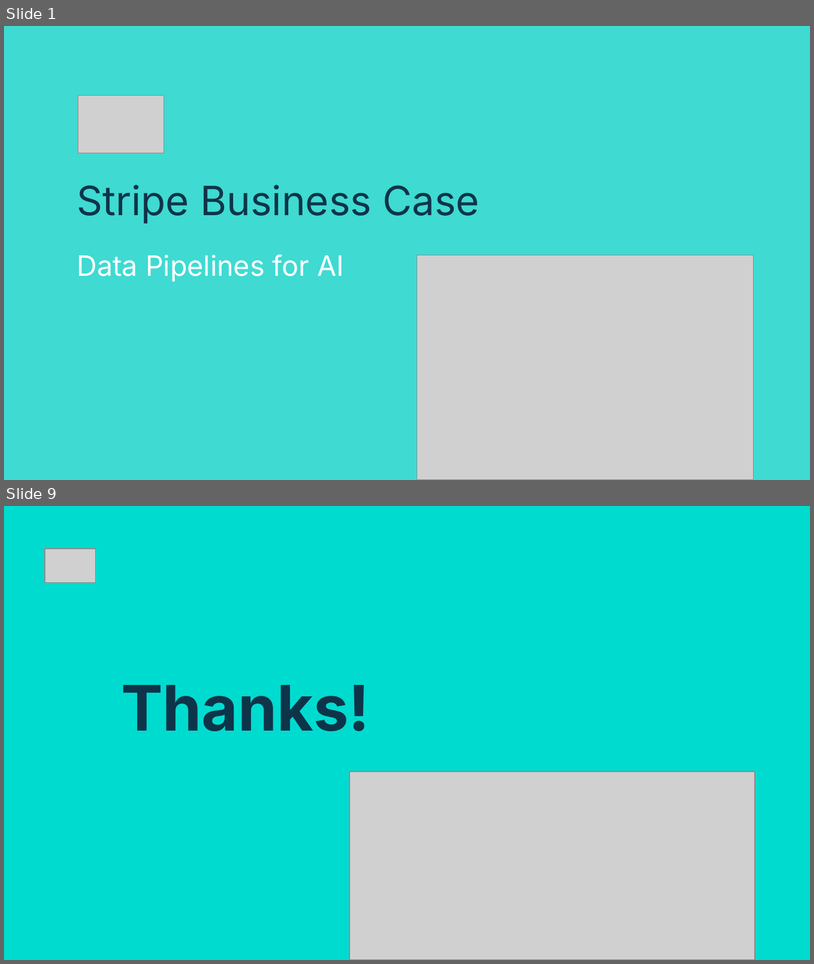
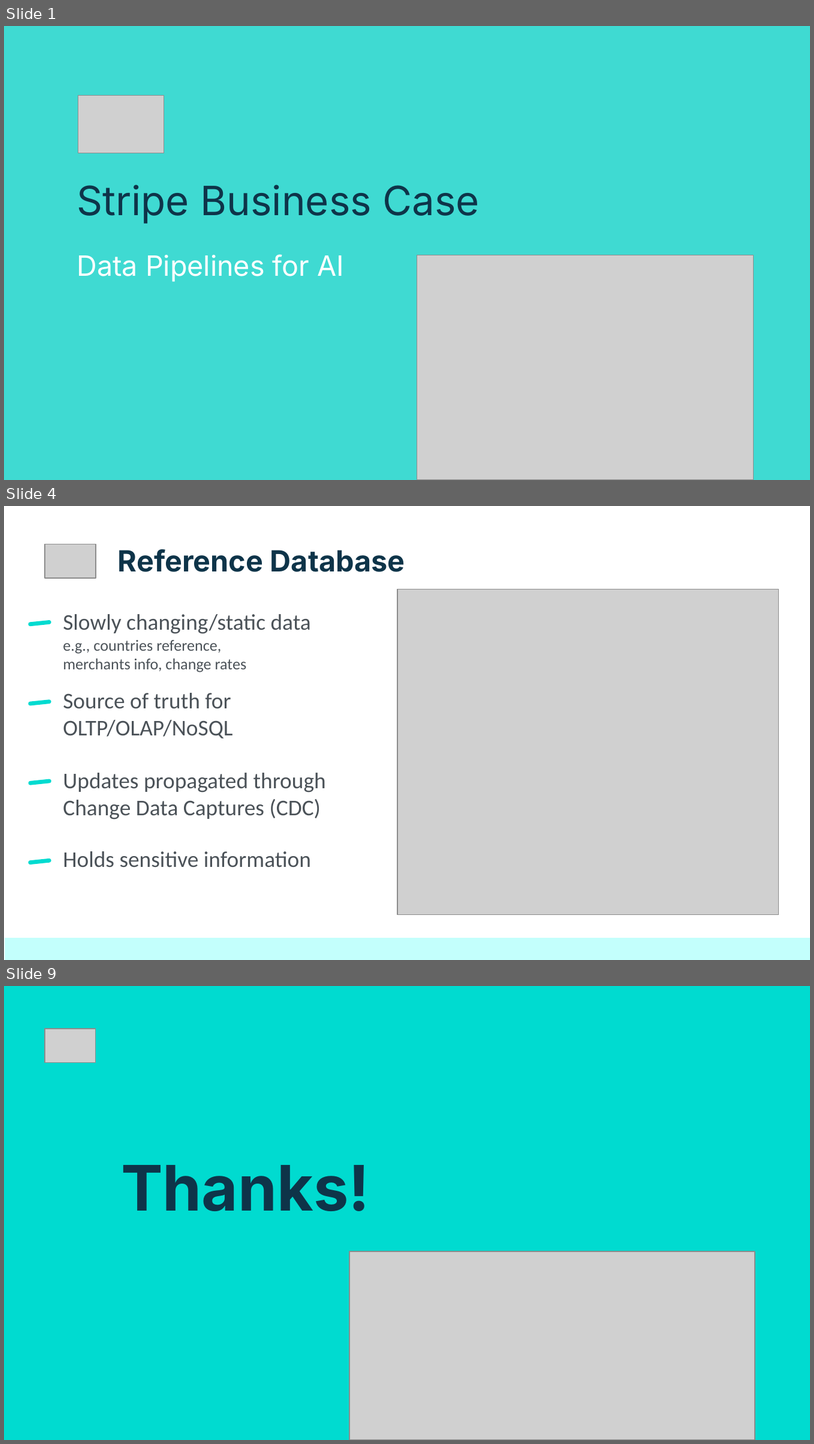
Before and after one commit to netesf13d/jedha-projects, a slide deck: 2-03-Stripe_Business_Case/presentation/Presentation - 2-03 - Stripe Business Case.odp. Shown one above the other, each under a label of ours: slides 1 and 9 before the commit, slides 1, 4 and 9 after it; the slides between them are not shown. The pictures are 814x964 and 814x1444 pixels, drawn with LibreOffice and Linux fonts; fonts in the diff are those of the drawing; grey boxes stand for pictures. Boxes give left, top, right and bottom in pixels: in the first picture for what was removed or moved away, otherwise in the second. Text is boxed around its words. In the diff, an @@ line names an element or a change of style, - is before the commit and + after.

```diff
--- a/2-03-Stripe_Business_Case/presentation/Presentation - 2-03 - Stripe Business Case.odp
+++ b/2-03-Stripe_Business_Case/presentation/Presentation - 2-03 - Stripe Business Case.odp
@@ slide 4 added at (x1=4, y1=506, x2=810, y2=960), background #FFFFFF @@
@@ picture added at (x1=45, y1=544, x2=96, y2=578) @@
@@ title added at (x1=118, y1=549, x2=405, y2=572), 26 pt, text #0E3449, bold @@
+Reference Database
@@ picture added at (x1=398, y1=589, x2=779, y2=914) @@
@@ rounded rectangle added at (x1=28, y1=620, x2=52, y2=627), fill #00DBD0 @@
@@ title added at (x1=63, y1=614, x2=311, y2=634), 20 pt, text #4B5258 @@
+Slowly changing/static data
@@ title added at (x1=63, y1=640, x2=247, y2=672), 14 pt, text #4B5258 @@
+e.g., countries reference, merchants info, change rates
@@ rounded rectangle added at (x1=28, y1=699, x2=52, y2=706), fill #00DBD0 @@
@@ title added at (x1=63, y1=693, x2=233, y2=738), 20 pt, text #4B5258 @@
+Source of truth for OLTP/OLAP/NoSQL
@@ title added at (x1=63, y1=772, x2=326, y2=819), 20 pt, text #4B5258 @@
+Updates propagated through Change Data Captures (CDC)
@@ rounded rectangle added at (x1=28, y1=778, x2=52, y2=784), fill #00DBD0 @@
@@ rounded rectangle added at (x1=28, y1=858, x2=52, y2=864), fill #00DBD0 @@
@@ title added at (x1=63, y1=851, x2=311, y2=867), 20 pt, text #4B5258 @@
+Holds sensitive information
@@ rectangle added at (x1=5, y1=937, x2=810, y2=959), fill #C3FFFC @@
```
Also in this commit, not shown: 3 slides changed, 3 other slides added, 4 slides removed, 4 other files.
